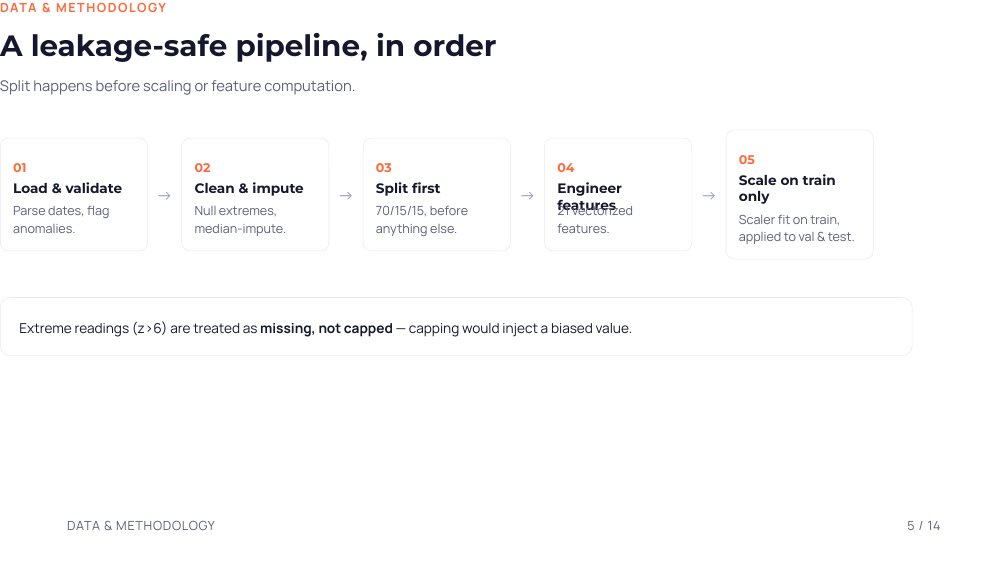
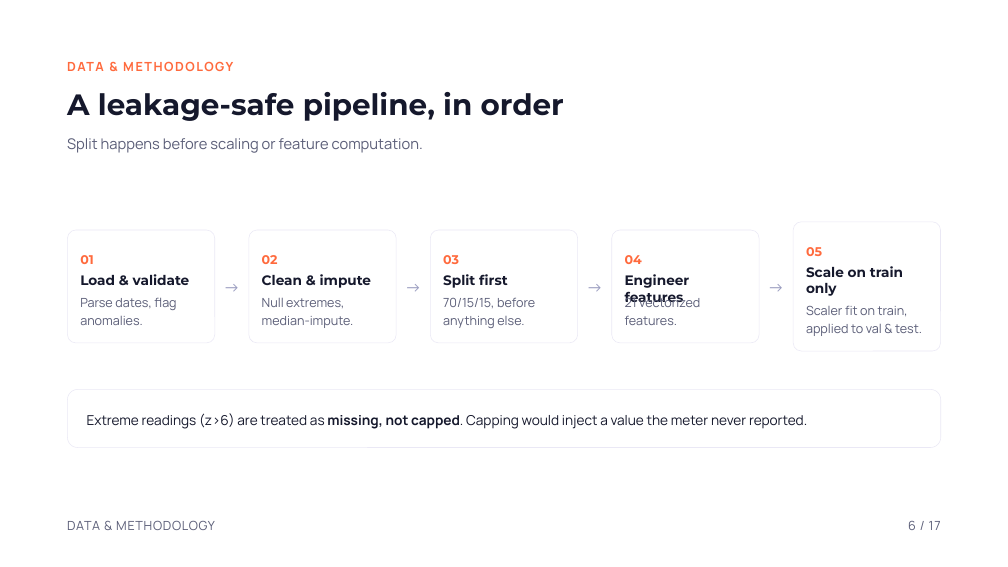
Before and after one commit to paarthjpg/electricity-theft-detection, a slide deck: slide 6 of Electricity Theft Detection Using Machine Learning.pptx (slide 5 before the commit). Drawn at 1008x567 pixels with LibreOffice and Linux fonts; fonts in the diff are those of the drawing. Boxes give left, top, right and bottom in pixels: in the first picture for what was removed or moved away, otherwise in the second. Text is boxed around its words. In the diff, an @@ line names an element or a change of style, - is before the commit and + after.

Commit message:
Deck: real slide margins, centered content, real-data charts
Give every slide proper 128px margins instead of text sitting in the
top-left corner, center each slide's content between title and footer,
drop em dashes, and add three slides built from real project data:
actual normal vs theft consumption curves, precision-recall curves with
the XGBoost confusion matrix, and the risk-score distribution behind
the top-5% inspection list.

```diff
--- a/Electricity Theft Detection Using Machine Learning.pptx
+++ b/Electricity Theft Detection Using Machine Learning.pptx
@@ text "DATA & METHODOLOGY" rewrapped from [0, 3, 37, 12] to [67, 59, 941, 76] @@
@@ title "A leakage-safe pipeline, in order": place and size @@
-title "A leakage-safe pipeline, in order" at [0, 33, 496, 62]
+title "A leakage-safe pipeline, in order" at [67, 92, 564, 121]
@@ text "Split happens before scaling or ...": place and size @@
-text "Split happens before scaling or ..." at [0, 80, 355, 95]
+text "Split happens before scaling or ..." at [67, 138, 423, 153]
@@ 4 texts, 2 rounded rectangles: place and size @@
-4 texts, 2 rounded rectangles at [181, 138, 692, 251]
+4 texts, 2 rounded rectangles at [249, 230, 759, 343]
@@ text "01": place and size @@
-text "01" at [13, 163, 26, 172]
+text "01" at [80, 255, 93, 264]
@@ text "02": place and size @@
-text "02" at [195, 163, 211, 172]
+text "02" at [262, 255, 278, 264]
@@ text "03": place and size @@
-text "03" at [376, 163, 392, 172]
+text "03" at [443, 255, 459, 264]
@@ text "04": place and size @@
-text "04" at [557, 163, 574, 172]
+text "04" at [625, 255, 642, 264]
@@ 11 texts, 3 rounded rectangles: place and size @@
-11 texts, 3 rounded rectangles at [0, 130, 873, 259]
+11 texts, 3 rounded rectangles at [67, 222, 941, 351]
@@ rounded rectangle "Extreme readings (z>6) are treated ...": place and size @@
-rounded rectangle "Extreme readings (z>6) are treated ..." at [0, 298, 912, 356]
+rounded rectangle "Extreme readings (z>6) are treated ..." at [67, 389, 941, 448]
@@ text in rounded rectangle at [87, 413, 807, 429]: text changed @@
-Extreme readings (z>6) are treated as missing, not capped — capping would inject a biased value.
+Extreme readings (z>6) are treated as missing, not capped. Capping would inject a value the meter never reported.
@@ text at [908, 521, 941, 530]: text changed @@
-5 / 14
+6 / 17
```
Also in this commit, not shown: 13 other slides changed, 3 slides added.
